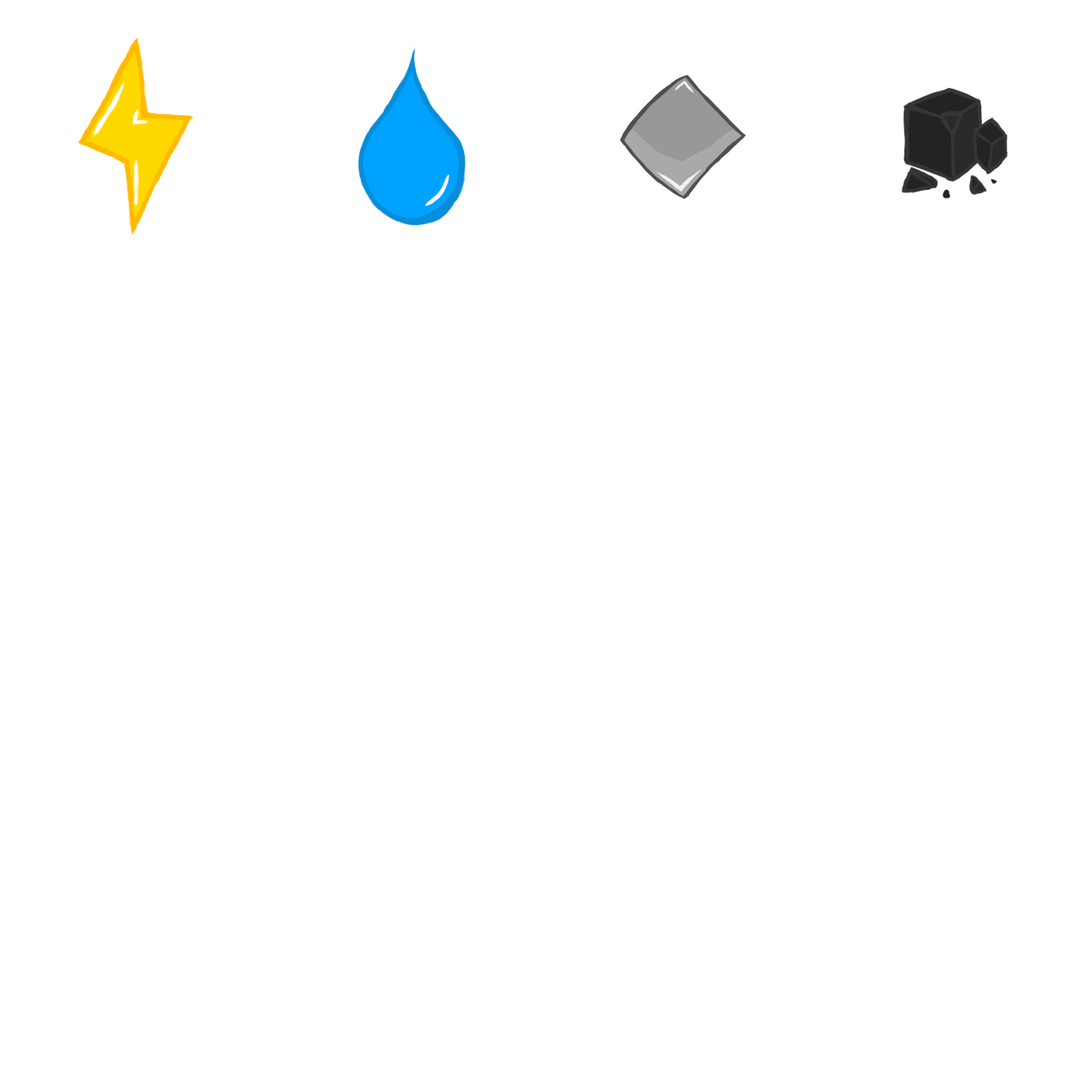
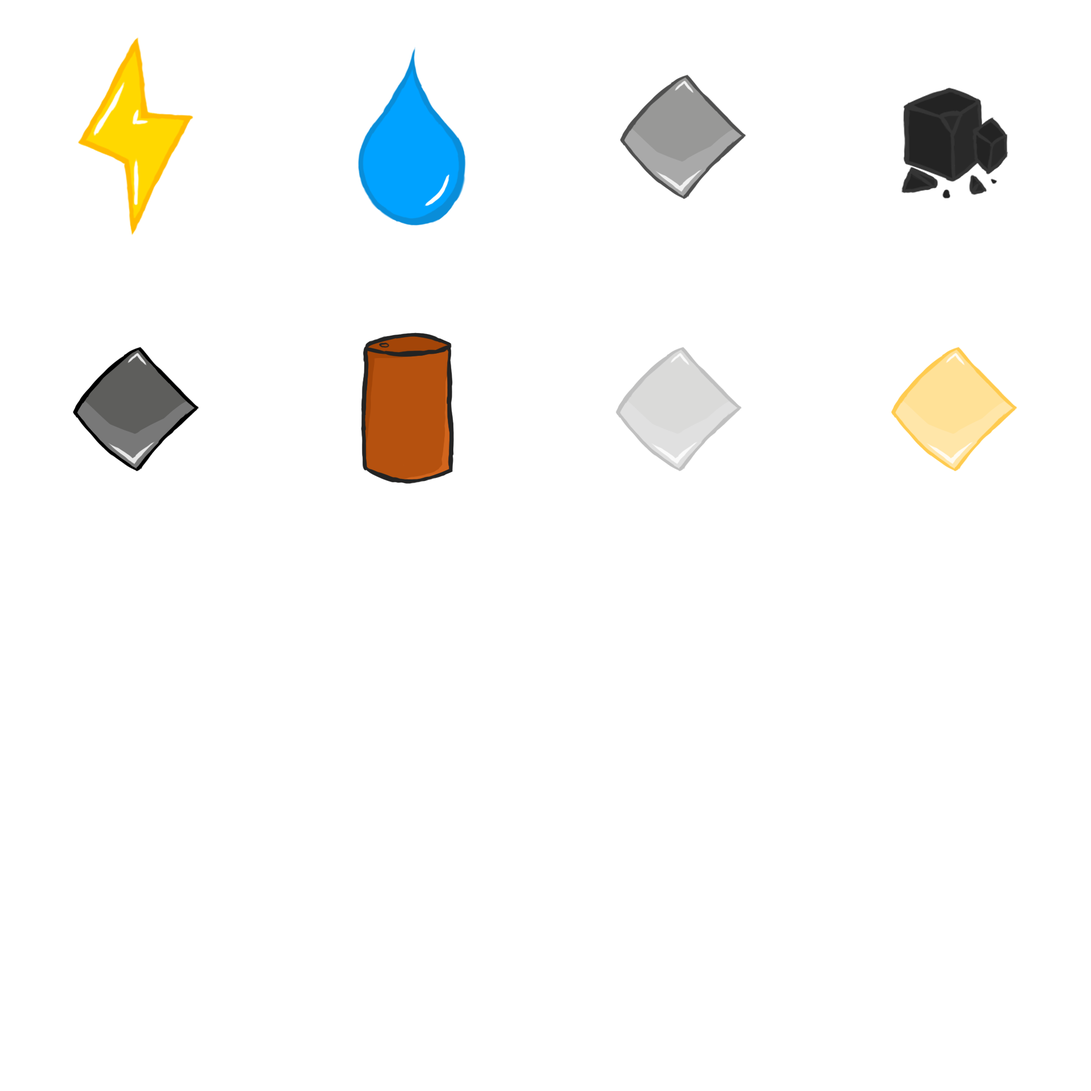
The second 1091 × 1091 image is a revision of the first. Changes to its layers:
added group "Fuel" with 2 layers above "Gold" over [360, 332, 455, 485]
added layer "Outline" (1st of 6, in "Fuel") in group "Fuel" over [360, 332, 455, 485]
added layer "Layer 10" in group "Fuel" over [362, 334, 454, 483]
added group "Gold" with 3 layers above "Silver" over [891, 346, 1018, 472]
added layer "Outline" (2nd of 6, in "Gold") in group "Gold" over [891, 346, 1018, 472]
added layer "Layer 6" (1st of 4, in "Gold") in group "Gold" over [926, 352, 975, 465]
added layer "Layer 5" (1st of 4, in "Gold") in group "Gold" over [894, 348, 1015, 470]
added group "Silver" with 3 layers above "Composite Metal" over [616, 346, 743, 472]
added layer "Outline" (3rd of 6, in "Silver") in group "Silver" over [616, 346, 743, 472]
added layer "Layer 6" (2nd of 4, in "Silver") in group "Silver" over [650, 352, 699, 465]
added layer "Layer 5" (2nd of 4, in "Silver") in group "Silver" over [619, 348, 739, 470]
added group "Composite Metal" with 3 layers above "Carbon" over [72, 346, 200, 472]
added layer "Outline" (4th of 6, in "Composite Metal") in group "Composite Metal" over [72, 346, 200, 472]
added layer "Layer 6" (3rd of 4, in "Composite Metal") in group "Composite Metal" over [107, 352, 156, 465]
added layer "Layer 5" (3rd of 4, in "Composite Metal") in group "Composite Metal" over [76, 348, 196, 470]
